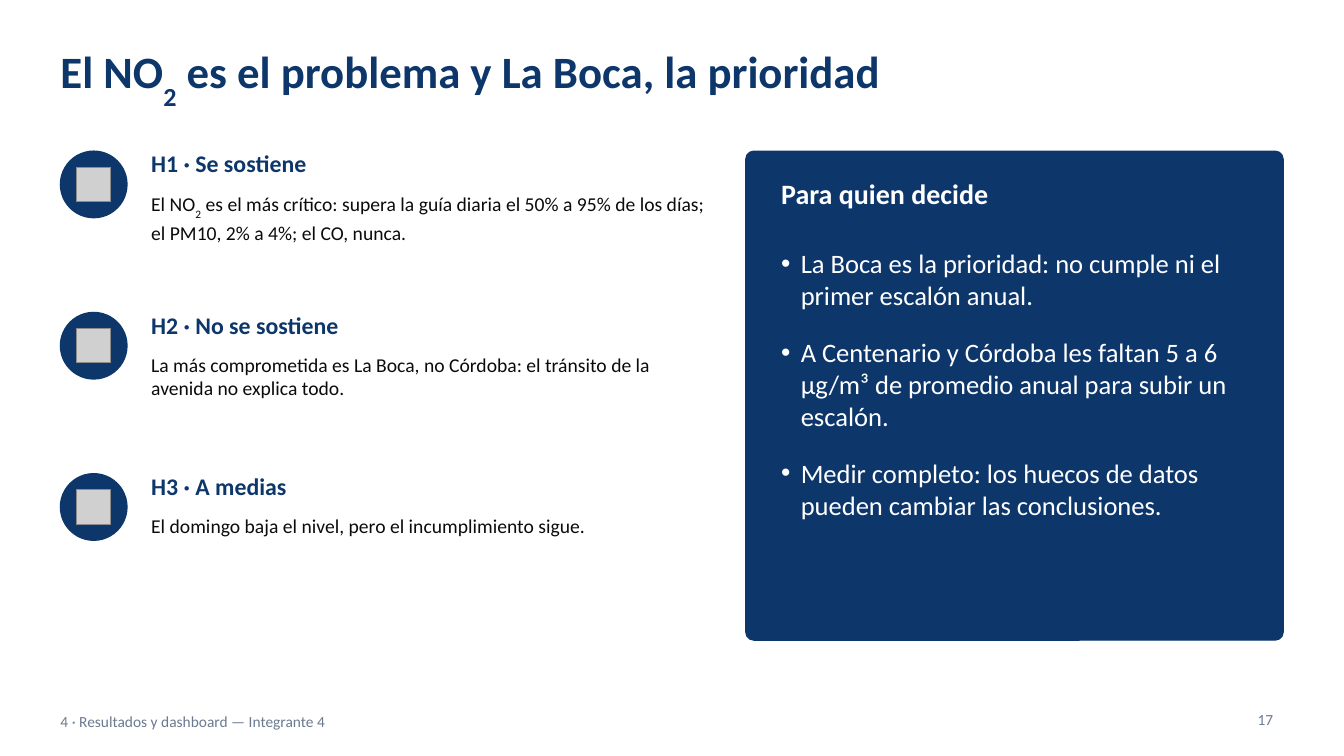
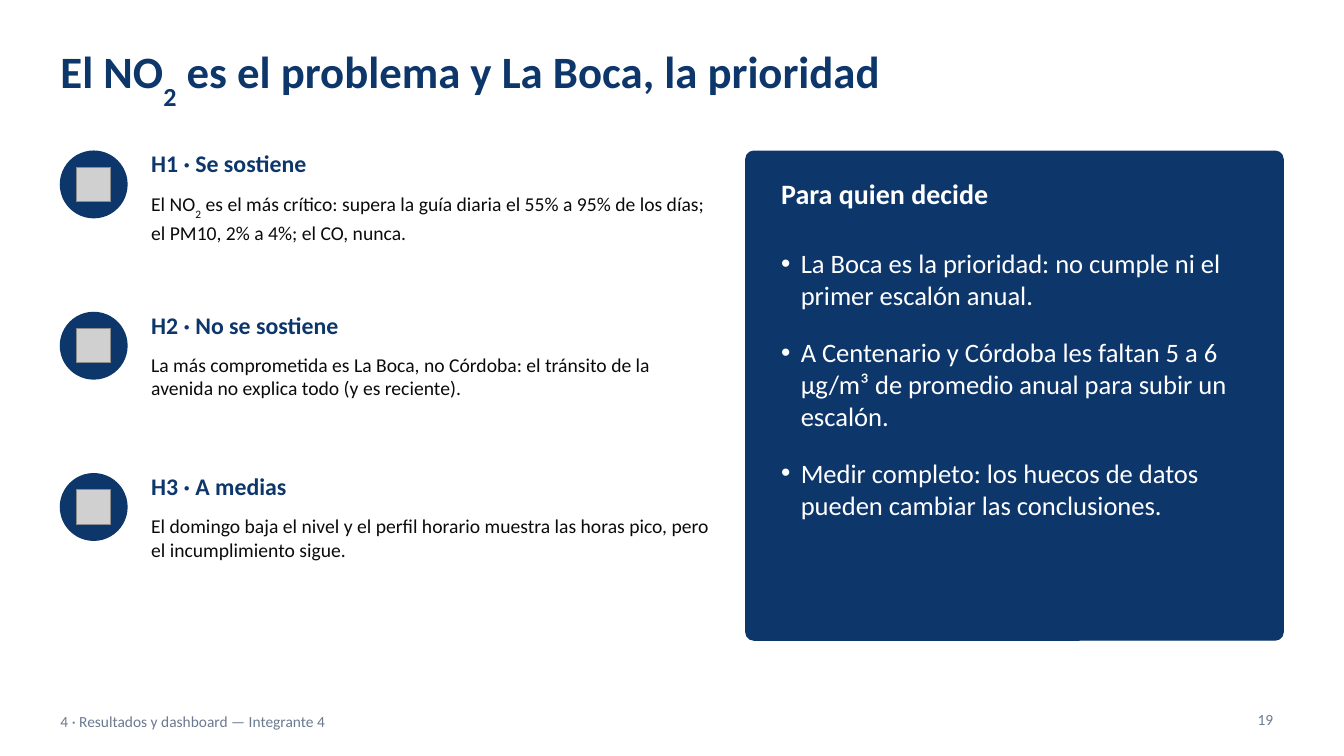
Before and after one commit to ezequielmaranda/nox-ciudad, a slide deck: slide 19 of presentacion/presentacion_tp_aire_oms.pptx (slide 17 before the commit). Drawn at 1344x756 pixels with LibreOffice and Linux fonts; fonts in the diff are those of the drawing; grey boxes stand for pictures. Boxes give left, top, right and bottom in pixels: in the first picture for what was removed or moved away, otherwise in the second. Text is boxed around its words. In the diff, an @@ line names an element or a change of style, - is before the commit and + after.

```diff
--- a/presentacion/presentacion_tp_aire_oms.pptx
+++ b/presentacion/presentacion_tp_aire_oms.pptx
@@ text at [151, 197, 704, 243]: text changed @@
-El NO2 es el más crítico: supera la guía diaria el 50% a 95% de los días; el PM10, 2% a 4%; el CO, nunca.
+El NO2 es el más crítico: supera la guía diaria el 55% a 95% de los días; el PM10, 2% a 4%; el CO, nunca.
@@ text at [151, 358, 650, 398]: text changed @@
-La más comprometida es La Boca, no Córdoba: el tránsito de la avenida no explica todo.
+La más comprometida es La Boca, no Córdoba: el tránsito de la avenida no explica todo (y es reciente).
@@ text at [151, 519, 709, 561]: text changed @@
-El domingo baja el nivel, pero el incumplimiento sigue.
+El domingo baja el nivel y el perfil horario muestra las horas pico, pero el incumplimiento sigue.
@@ page number at [1258, 715, 1274, 725]: text changed @@
-17
+19
```
Also in this commit, not shown: 13 other slides changed, 2 slides added, 1 other file.
